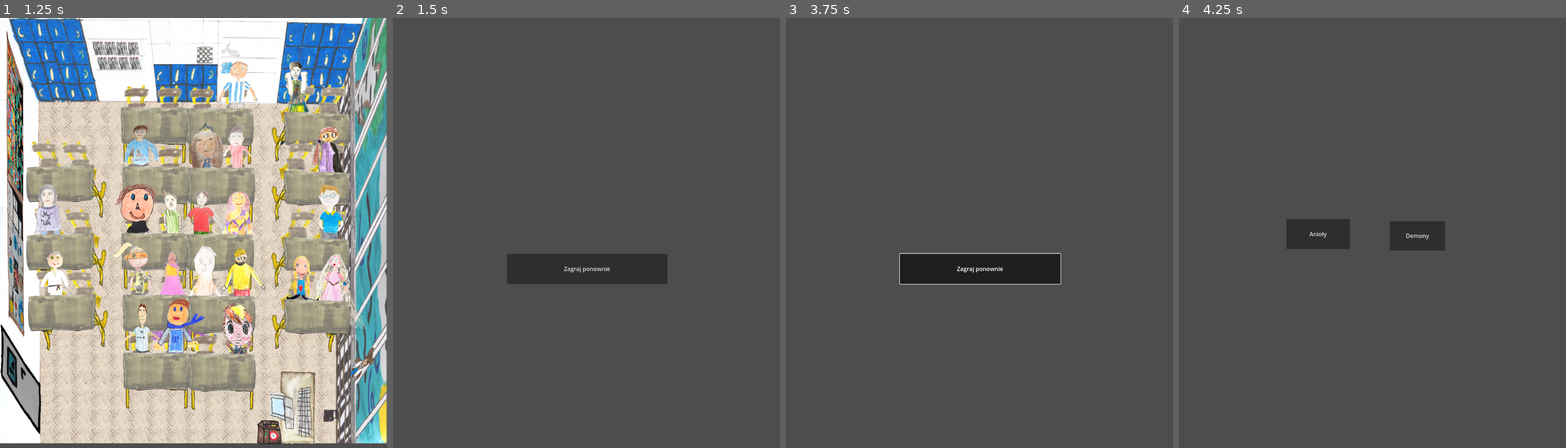
Above: before the commit, frames 1-4 (left to right).
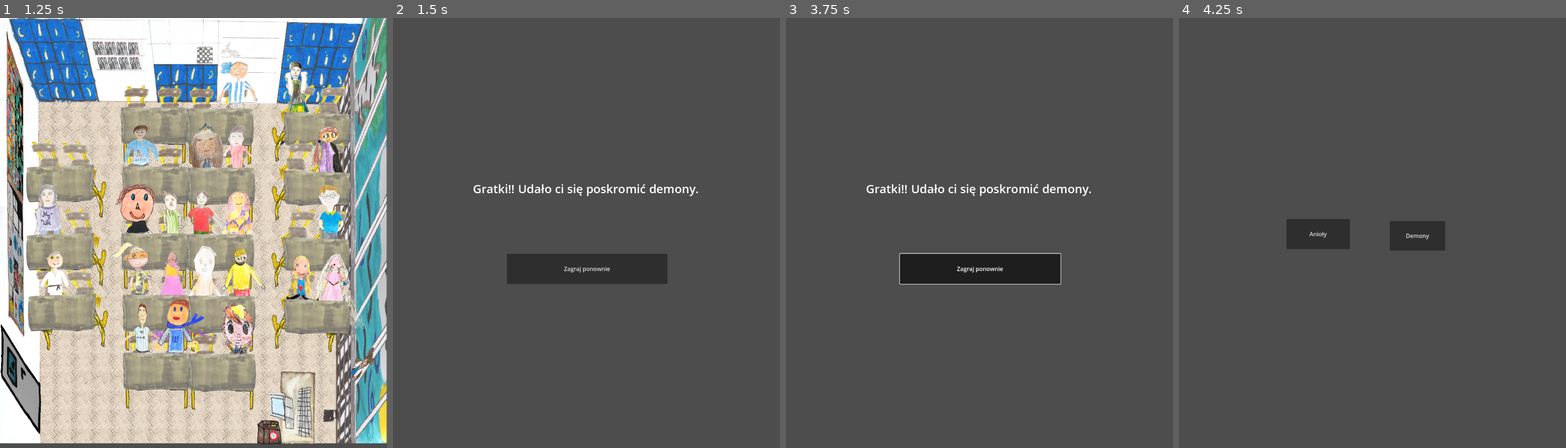
Above: after the commit, the same moments.

Repository: Whyshchuck/Laurka-2026
Game: Godot game, scene res://mode_selection.tscn
Same seed, same stepped clock (60 frames per second), same inputs: the game is played once before the commit and once after it.
Inputs (mouse positions are in pixels of both pictures, inside the frame that each line leads up to):
- Up to frame 1 (1.25 s): click "Anioły" at 0.5 s
- Up to frame 2 (1.5 s): tap Enter at 1.25 s; move the mouse to (671, 211) at 1.27 s; tap 0 at 1.35 s; click (671, 211) at 1.42 s
- Up to frame 3 (3.75 s): click "Zagraj ponownie" at 2 s; click "Demony" at 2.75 s; move the mouse to (902, 254) at 3.52 s; tap 0 at 3.6 s; click (902, 254) at 3.67 s
- Up to frame 4 (4.25 s): no input

Frame 1 is identical in both runs. In frame 2, 0.5% of the frame differs, in the area x 20-79%, y 38-42%; in frame 3, 0.5%; in frame 4, nothing differs.

Commit message:
Add a label to the final screen

Diff:
--- a/final.tscn
+++ b/final.tscn
@@ -16,3 +16,12 @@
 
 [node name="Camera2D" type="Camera2D" parent="."]
 position = Vector2(558, 452)
+
+[node name="Label" type="Label" parent="."]
+layout_mode = 0
+offset_left = 241.0
+offset_top = 305.0
+offset_right = 872.0
+offset_bottom = 351.0
+theme_override_font_sizes/font_size = 33
+text = "Gratki!! Udało ci się poskromić demony."
